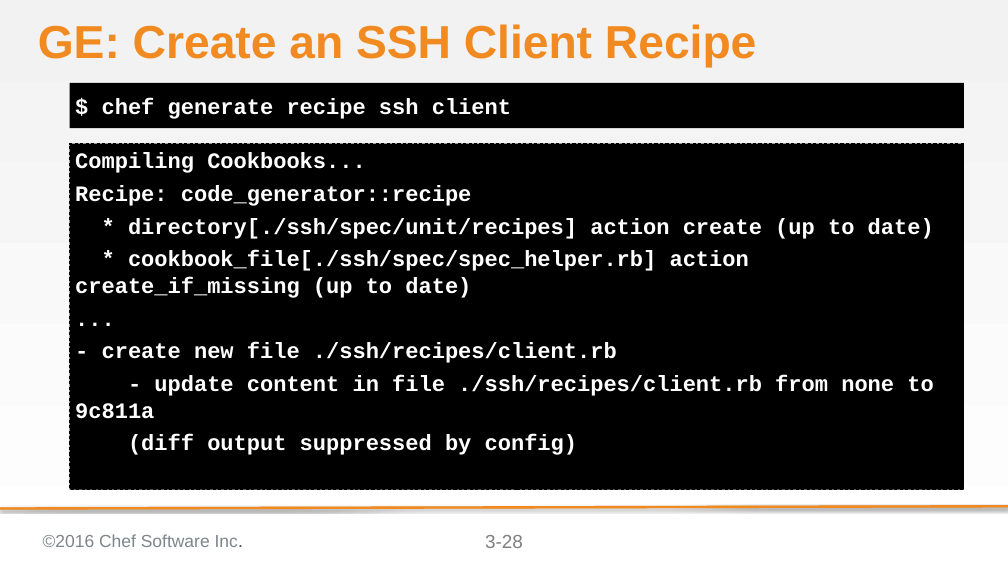
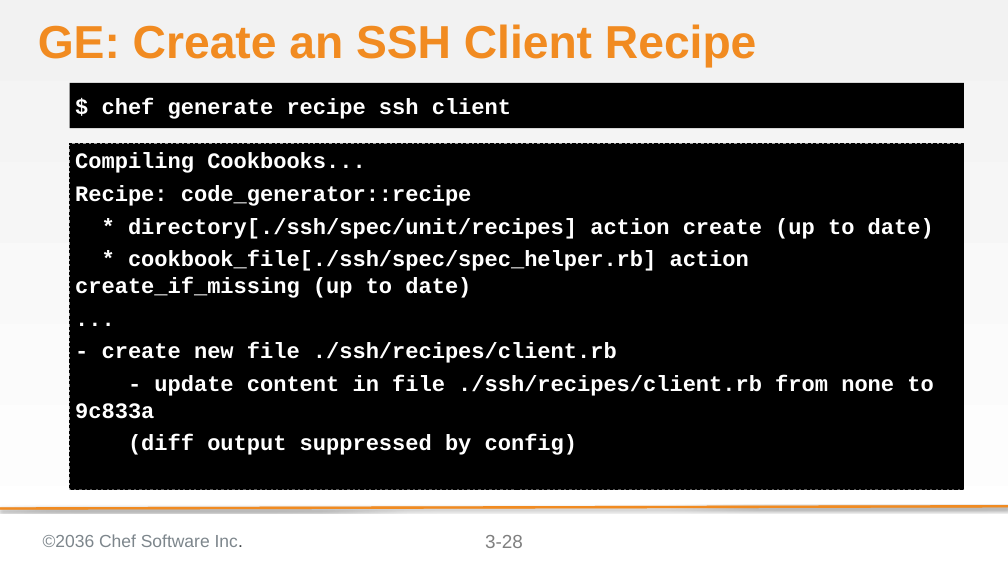
Before and after one commit to bchamby/chef-compliance-installation-configuration-operation, a slide deck: slide 28 of 03-initial-configuration-scans.pptx. Drawn at 1008x567 pixels with LibreOffice and Linux fonts; fonts in the diff are those of the drawing; background and template pictures are left out. Boxes give left, top, right and bottom in pixels: in the first picture for what was removed or moved away, otherwise in the second. Text is boxed around its words. In the diff, an @@ line names an element or a change of style, - is before the commit and + after.

```diff
--- a/03-initial-configuration-scans.pptx
+++ b/03-initial-configuration-scans.pptx
@@ text at (x1=75, y1=375, x2=933, y2=419): text changed @@
-- update content in file ./ssh/recipes/client.rb from none to 9c811a
+- update content in file ./ssh/recipes/client.rb from none to 9c833a
@@ text at (x1=43, y1=534, x2=243, y2=547): text changed @@
-©2016 Chef Software Inc.
+©2036 Chef Software Inc.
```
Also in this commit, not shown: 54 other slides changed, 5 slides added, 3 slides removed.
